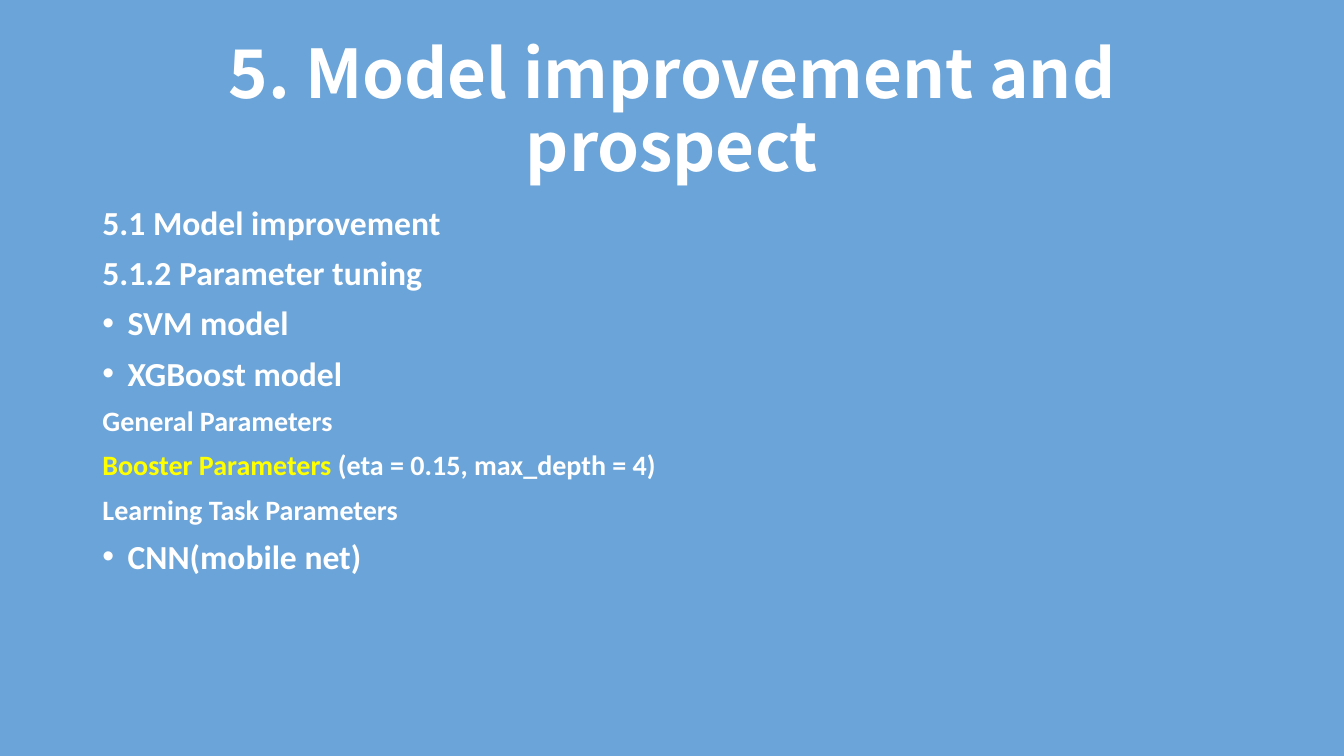
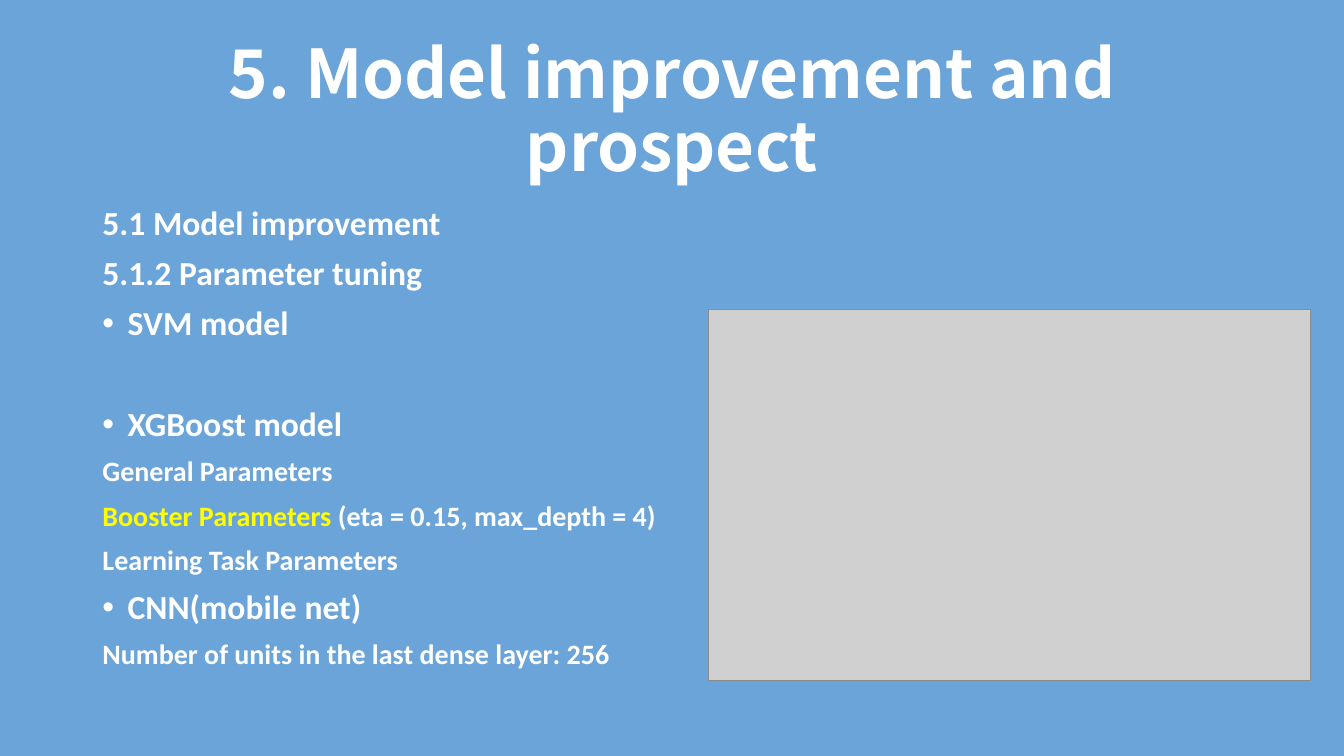
Before and after one commit to TZstatsADS/Spring2018-Project3-Group4, a slide deck: slide 12 of doc/model selection and evaluation.pptx (slide 13 before the commit). Drawn at 1344x756 pixels with LibreOffice and Linux fonts; fonts in the diff are those of the drawing; grey boxes stand for pictures. Boxes give left, top, right and bottom in pixels: in the first picture for what was removed or moved away, otherwise in the second. Text is boxed around its words. In the diff, an @@ line names an element or a change of style, - is before the commit and + after.

```diff
--- a/doc/model selection and evaluation.pptx
+++ b/doc/model selection and evaluation.pptx
@@ picture added at (x1=709, y1=310, x2=1311, y2=681) @@
@@ text at (x1=102, y1=644, x2=610, y2=669): paragraph added @@
+Number of units in the last dense layer: 256
```
Also in this commit, not shown: 3 other slides changed, 1 slide removed.
